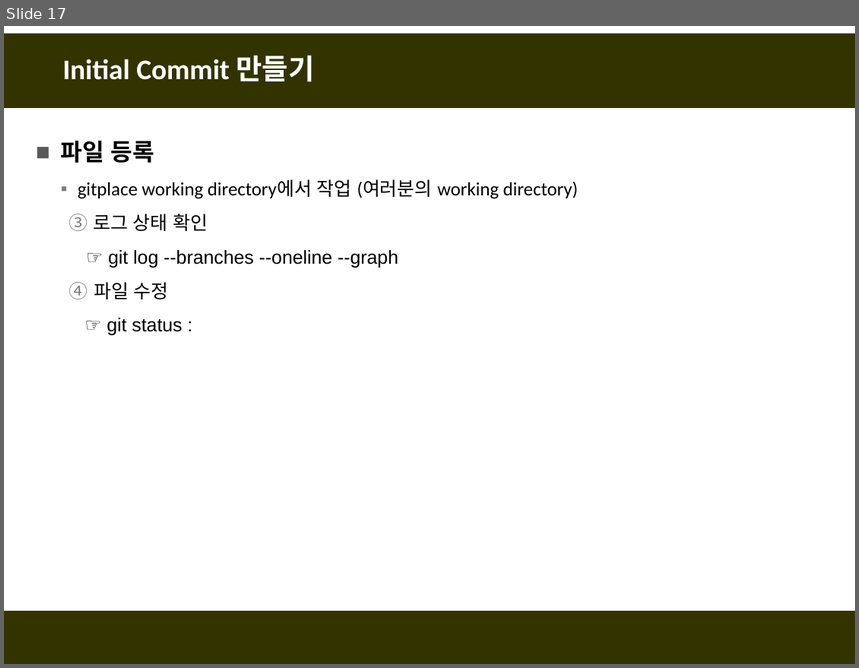
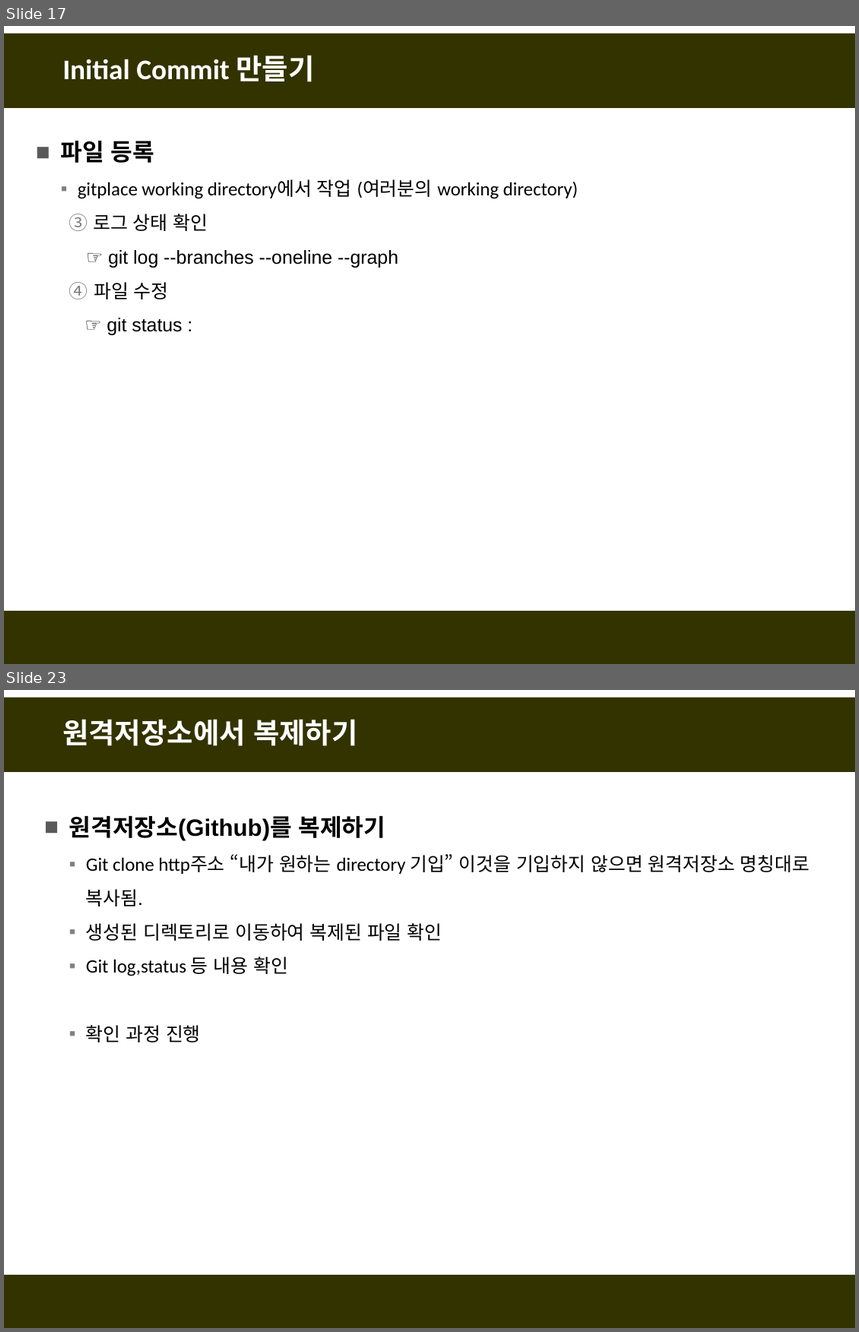
Before and after one commit to fasthill/github-lecture, a slide deck: git및github첫걸음.pptx. Shown one above the other, each under a label of ours: slide 17 before the commit, slides 17 and 23 after it; the slides between them are not shown. The pictures are 859x668 and 859x1332 pixels, drawn with LibreOffice and Linux fonts; fonts in the diff are those of the drawing. Boxes give left, top, right and bottom in pixels: in the first picture for what was removed or moved away, otherwise in the second. Text is boxed around its words. In the diff, an @@ line names an element or a change of style, - is before the commit and + after.

```diff
--- a/git및github첫걸음.pptx
+++ b/git및github첫걸음.pptx
@@ slide 23 added at [4,690,855,1328], background #FFFFFF; not listed: 2 template elements that a slide beside it also shows @@
@@ title added at [63,719,357,746], 24 pt, text #FFFFFF, bold @@
+원격저장소에서 복제하기
@@ text added at [69,816,810,1043], 16 pt, text #000000 @@
+■ 원격저장소(Github)를 복제하기
+  ▪ Git clone http주소 “내가 원하는 directory 기입” 이것을 기입하지 않으면 원격저장소 명칭대로 복사됨.
+  ▪ 생성된 디렉토리로 이동하여 복제된 파일 확인
+  ▪ Git log,status 등 내용 확인
+  ▪ 확인 과정 진행
```
Also in this commit, not shown: 5 slides changed, 9 other slides added, 4 slides removed.
